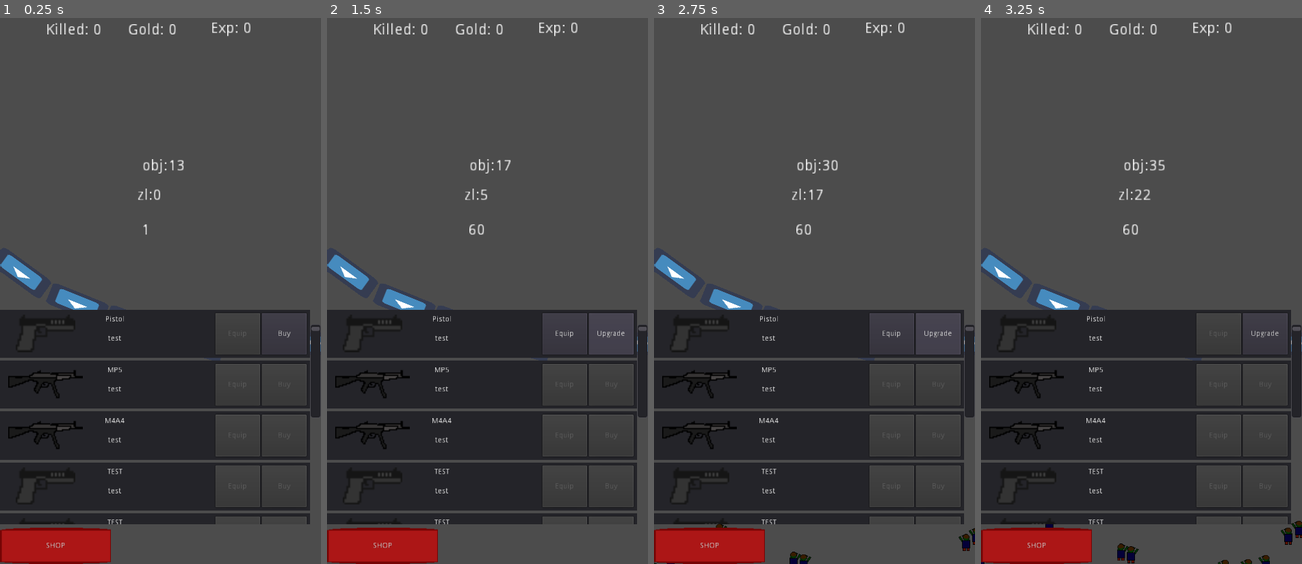
Above: before the commit, frames 1-4 (left to right).
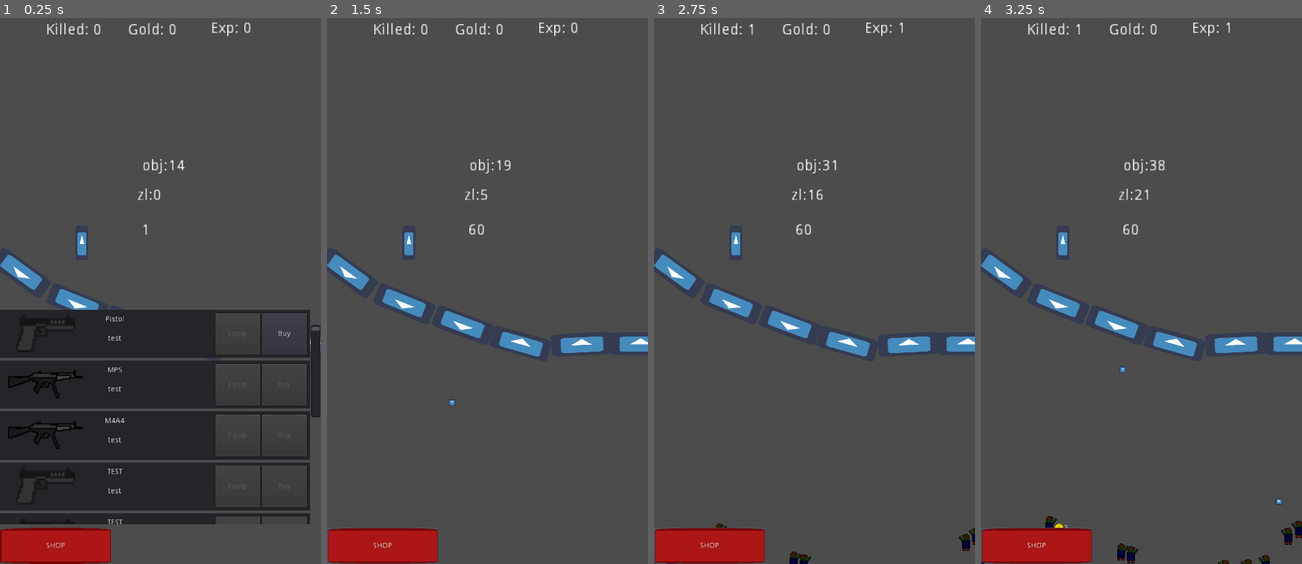
Above: after the commit, the same moments.

Repository: stranker/CLICKER_Z
Game: Godot game, scene res://Object/ClickArea.tscn
Two runs of this game, one before a commit and one after it. Both use one fixed random seed, a clock stepped at 60 frames per second and the inputs below. The engine's default icon, where the game draws it, is replaced by a stand-in: a white triangle on a blue panel in a dark square.
Inputs (mouse positions are in pixels of both pictures, inside the frame that each line leads up to):
- Up to frame 1 (0.25 s): no input
- Up to frame 2 (1.5 s): click "SHOP" at 0.5 s; click (609, 334) at 1.25 s, where only the run before the commit has a clickable "Buy"
- Up to frame 3 (2.75 s): click (936, 334) at 2 s, where only the run before the commit has a clickable "Upgrade"
- Up to frame 4 (3.25 s): click (1218, 334) at 2.75 s, where only the run before the commit has a clickable "Equip"

The runs differ from the first frame. In frame 1, 0.1% of the frame differs, in the area x 24-58%, y 25-44%; in frame 2, 28%; in frame 3, 28%, in the area x 0-100%, y 0-100%; in frame 4, 28%.

Commit message:
Add survivor - HACER REWORK

Diff:
--- a/GUI/PanelShop.tscn
+++ b/GUI/PanelShop.tscn
@@ -19,9 +19,6 @@
 	$VScrollBar.max_value = val - rect_size.y + 10
 	pass
 
-func _process(delta):
-	pass
-
 func _on_VScrollBar_value_changed( value ):
 	$Weapons.rect_position.y = -value
 	pass
@@ -37,7 +34,7 @@
 "
 _sections_unfolded = [ "Resource" ]
 
-[node name="PanelShop" type="Container" index="0"]
+[node name="PanelShop" type="Container"]
 
 show_behind_parent = true
 anchor_left = 0.0
--- a/GUI/WeaponPanel.tscn
+++ b/GUI/WeaponPanel.tscn
@@ -33,6 +33,7 @@
 
 func _on_EquipButton_pressed():
 	if weapon.get_buy():
+		weapon.set_position(Global.player_pos)
 		Global.curr_weapon = weapon
 		get_parent().enable_equip()
 		$EquipButton.disabled = true
@@ -91,7 +92,7 @@
 rect_min_size = Vector2( 150, 70 )
 rect_pivot_offset = Vector2( 0, 0 )
 rect_clip_content = false
-mouse_filter = 1
+mouse_filter = 2
 mouse_default_cursor_shape = 0
 size_flags_horizontal = 1
 size_flags_vertical = 1
@@ -121,6 +122,7 @@
 percent_visible = 1.0
 lines_skipped = 0
 max_lines_visible = -1
+_sections_unfolded = [ "Mouse" ]
 
 [node name="WeaponInfo" type="Label" parent="." index="2"]
 
@@ -143,6 +145,7 @@
 percent_visible = 1.0
 lines_skipped = 0
 max_lines_visible = -1
+_sections_unfolded = [ "Mouse" ]
 
 [node name="BuyButton" type="Button" parent="." index="3"]
 
@@ -167,7 +170,7 @@
 text = "Buy"
 flat = false
 align = 1
-_sections_unfolded = [ "Rect" ]
+_sections_unfolded = [ "Mouse", "Rect" ]
 
 [node name="UpgradeButton" type="Button" parent="." index="4"]
 
@@ -192,7 +195,7 @@
 text = "Upgrade"
 flat = false
 align = 1
-_sections_unfolded = [ "Rect" ]
+_sections_unfolded = [ "Mouse", "Rect" ]
 
 [node name="EquipButton" type="Button" parent="." index="5"]
 
--- a/GUI/Weapons.tscn
+++ b/GUI/Weapons.tscn
@@ -11,7 +11,6 @@
 func _ready():
 	create_weapons()
 	create_panels()
-	Global.curr_weapon = Global.WEAPON_LIST[0]
 	get_parent().set_max_scroll(get_child_count()*get_children()[0].rect_size.y+get_child_count()*5)
 	pass
 
@@ -52,7 +51,9 @@
 
 func enable_equip():
 	for i in get_children():
-		i.enable_equip_button()"
+		i.enable_equip_button()
+	pass
+"
 _sections_unfolded = [ "Resource" ]
 
 [node name="Weapons" type="GridContainer"]
--- /dev/null
+++ b/Object/Characters/Survivor.tscn
@@ -0,0 +1,53 @@
+[gd_scene load_steps=3 format=2]
+
+[ext_resource path="res://icon.png" type="Texture" id=1]
+
+[sub_resource type="GDScript" id=1]
+
+resource_name = "Survivor.gd"
+script/source = "extends Node2D
+
+var shooting_time = 2
+var weapon = preload(\"res://Object/Weapon.tscn\")
+var curr_weapon
+
+func _ready():
+	$ShootTime.wait_time = shooting_time
+	curr_weapon = weapon.instance()
+	curr_weapon.create_weapon(\"Pistol\",0,0.5,\"miau\",\"miau\")
+	get_tree().root.call_deferred(\"add_child\",curr_weapon)
+	curr_weapon.set_position($WeaponPos.global_position)
+	pass
+
+func _on_ShootTime_timeout():
+	if curr_weapon != null:
+		randomize()
+		if Global.ZOMBI_LIST.size()>0:
+			var zn = int(rand_range(Global.ZOMBI_LIST.size()/2,Global.ZOMBI_LIST.size()))
+			if Global.ZOMBI_LIST[zn].alive():
+				curr_weapon.shoot(Global.ZOMBI_LIST[zn])
+	pass"
+_sections_unfolded = [ "Resource" ]
+
+[node name="Survivor" type="Node2D" index="0"]
+
+script = SubResource( 1 )
+
+[node name="Skin" type="Sprite" parent="." index="0"]
+
+position = Vector2( 0.157462, 0 )
+scale = Vector2( 0.373377, 1 )
+texture = ExtResource( 1 )
+
+[node name="ShootTime" type="Timer" parent="." index="1"]
+
+process_mode = 1
+wait_time = 1.0
+one_shot = false
+autostart = true
+
+[node name="WeaponPos" type="Position2D" parent="." index="2"]
+
+position = Vector2( -0.487671, 13.1672 )
+
+[connection signal="timeout" from="ShootTime" to="." method="_on_ShootTime_timeout"]
--- a/Object/ClickArea.tscn
+++ b/Object/ClickArea.tscn
@@ -6,6 +6,7 @@
 [ext_resource path="res://Sprite/ButtonShopC.png" type="Texture" id=4]
 [ext_resource path="res://Sprite/ButtonShop.png" type="Texture" id=5]
 [ext_resource path="res://GUI/PanelShop.tscn" type="PackedScene" id=6]
+[ext_resource path="res://Object/Characters/Survivor.tscn" type="PackedScene" id=7]
 
 [sub_resource type="GDScript" id=1]
 
@@ -20,6 +21,7 @@
 	set_process(true)
 	Global.player_pos = $Player.global_position
 	Global.GOLD_POS = $GUI/Gold.rect_global_position
+	Global.WEAPON_LIST[0].set_position(Global.player_pos)
 	pass
 
 func _process(delta):
@@ -44,7 +46,8 @@
 	pass # replace with function body
 
 func attack():
-	Global.curr_weapon.shoot()
+	if Global.ZOMBI_LIST.size()>0:
+		Global.curr_weapon.shoot(Global.ZOMBI_LIST[0]) #ATACA AL PRIMERO
 	pass
 
 func _on_Rage_timeout():
@@ -330,11 +333,13 @@
 
 [node name="PanelShop" parent="GUI/Shop" index="0" instance=ExtResource( 6 )]
 
-show_behind_parent = true
 margin_top = -407.0
 margin_right = 393.0
 margin_bottom = -75.0
-_sections_unfolded = [ "Rect", "Visibility" ]
+
+[node name="Survivor" parent="." index="6" instance=ExtResource( 7 )]
+
+position = Vector2( 151.987, 424.227 )
 
 [connection signal="input_event" from="Area" to="." method="_on_Area_input_event"]
 
--- a/Object/Weapon.gd
+++ b/Object/Weapon.gd
@@ -7,6 +7,7 @@
 var bullet = preload("res://Object/Bullet.tscn")
 var buyed = false
 var shop_info = "test"
+var w_pos = Vector2(0,0)
 
 func _ready():
 	pass
@@ -52,12 +53,16 @@
 func get_shop_info():
 	return shop_info
 
-func shoot():
-	if Global.ZOMBI_LIST.size()>0:
-		var zombi = Global.ZOMBI_LIST[0]
+func set_position(pos):
+	w_pos = pos
+	pass
+
+func shoot(zombie):
+	if Global.ZOMBI_LIST.size() > 0:
 		var b = bullet.instance()
-		get_tree().root.call_deferred("add_child",b)
-		b.set_direction(zombi.global_position)
-		b.global_position = Global.player_pos
-		b.set_damage(get_dmg())
+		if zombie.is_inside_tree():
+			b.set_direction(zombie.global_position)
+			b.global_position = w_pos
+			b.set_damage(get_dmg())
+			get_tree().root.call_deferred("add_child",b)
 	pass
--- a/Object/Z.tscn
+++ b/Object/Z.tscn
@@ -38,7 +38,9 @@
 		c.cant = gold
 		queue_free()
 	pass
-"
+
+func alive():
+	return life>0"
 _sections_unfolded = [ "Resource" ]
 
 [sub_resource type="CapsuleShape2D" id=2]
Not shown: 1 places in Object/ClickArea.tscn that only renumber resources
